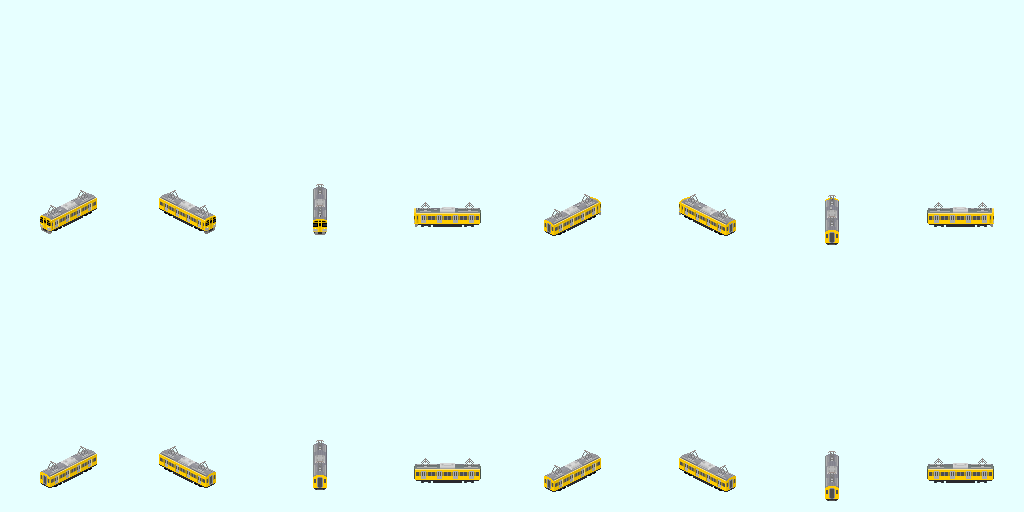
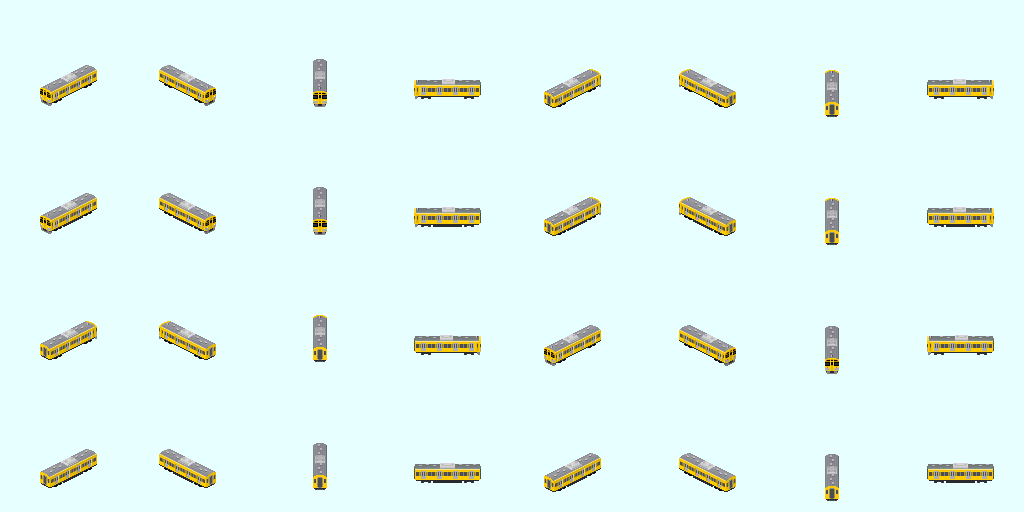
Two versions of the same layered image (1024px x 512px). Layer-by-layer changes:
hid group "菱形(2基)" (7 layers) over [40, 59, 994, 486]
